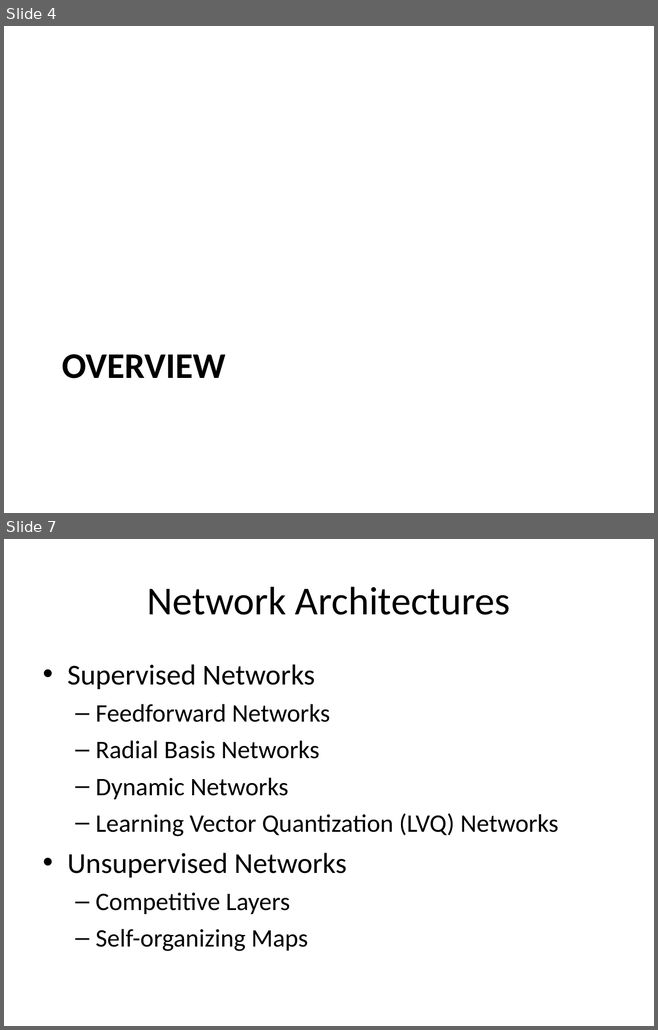
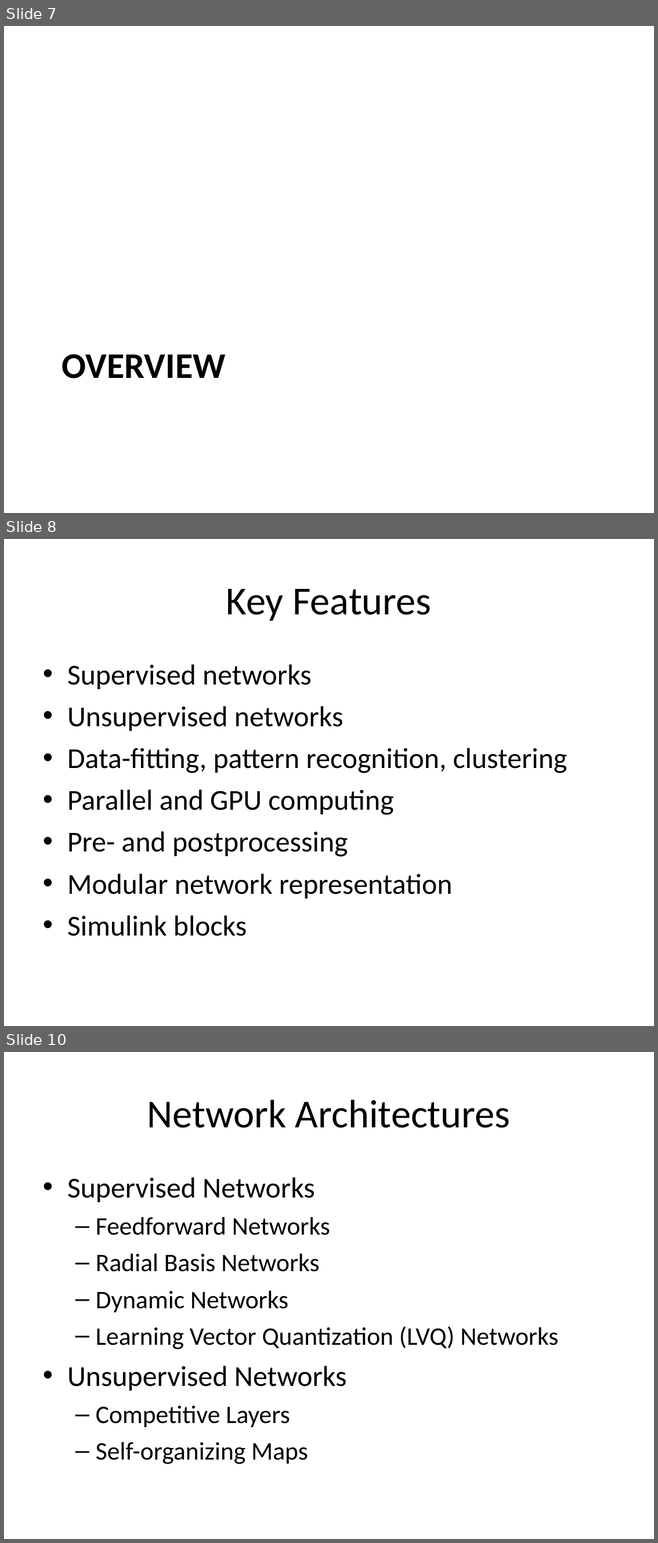
Before and after one commit to mazzas/School, a slide deck: SE4910/Project/Neural Network Toolbox.ppt. Shown one above the other, each under a label of ours: slides 4 and 7 before the commit, slides 7, 8 and 10 after it; the slides between them are not shown. The pictures are 658x1030 and 658x1543 pixels, drawn with LibreOffice and Linux fonts; fonts in the diff are those of the drawing. Boxes give left, top, right and bottom in pixels: in the first picture for what was removed or moved away, otherwise in the second. Text is boxed around its words. In the diff, an @@ line names an element or a change of style, - is before the commit and + after.

```diff
--- a/SE4910/Project/Neural Network Toolbox.ppt
+++ b/SE4910/Project/Neural Network Toolbox.ppt
@@ slide 8 added at (x1=4, y1=539, x2=654, y2=1026), background #FFFFFF @@
@@ title added at (x1=226, y1=589, x2=431, y2=621), 44 pt, text #000000 @@
+Key Features
@@ text added at (x1=67, y1=664, x2=567, y2=936), 32 pt, text #000000 @@
+• Supervised networks
+• Unsupervised networks
+• Data-fitting, pattern recognition, clustering
+• Parallel and GPU computing
+• Pre- and postprocessing
+• Modular network representation
+• Simulink blocks
@@ what was slide 4 is now slide 7 @@
@@ what was slide 7 is now slide 10 @@
```
Also in this commit, not shown: 9 slides changed, 4 other slides added, 2 slides removed, 1 other file.
